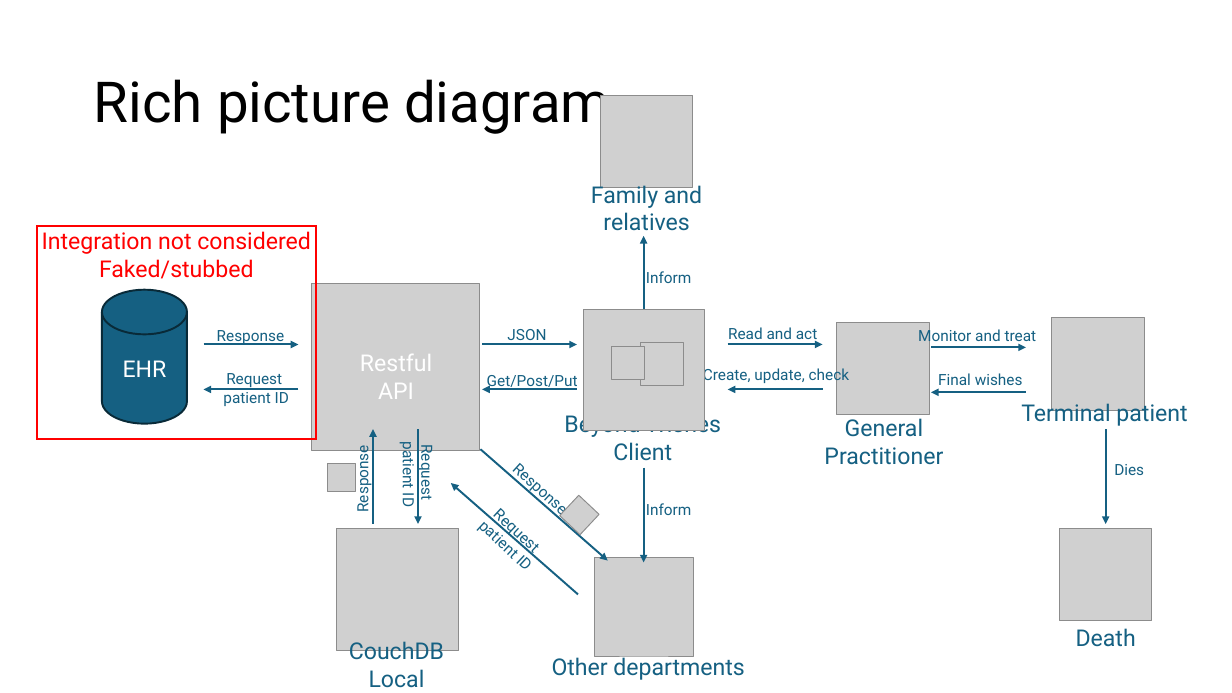
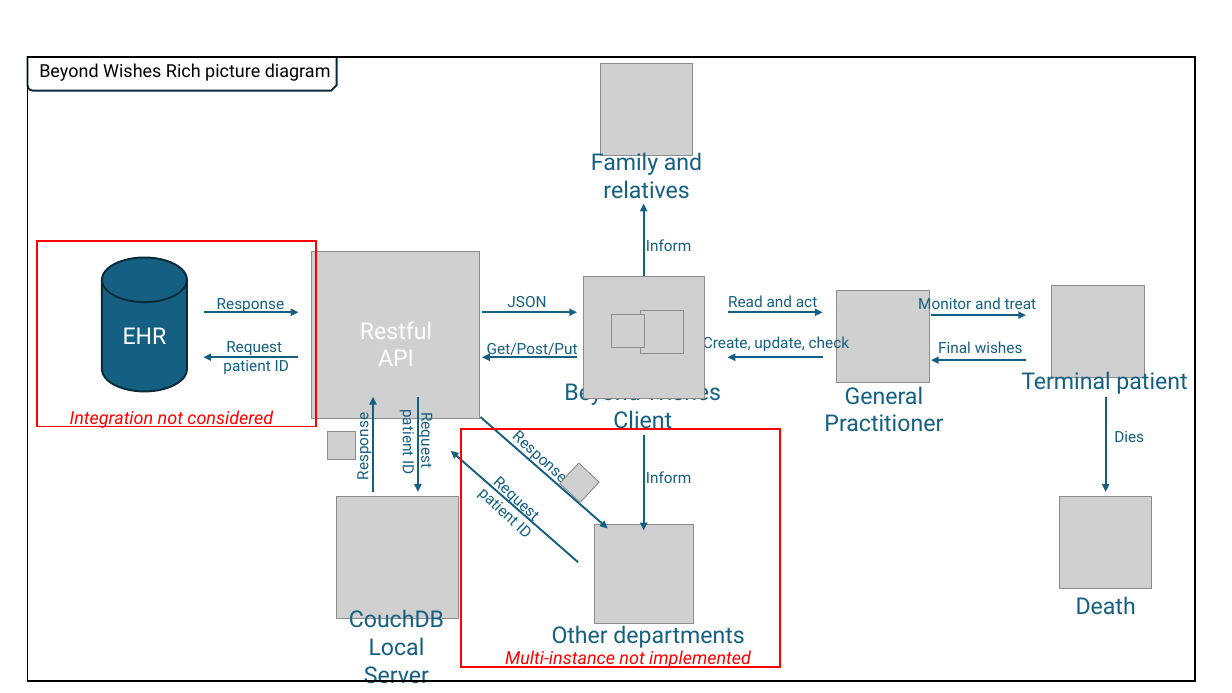
Before and after one commit to Ahzed11/LINFO2381, a slide deck: slide 5 of Health Informatics Beyond Wishes Specification.pptx. Drawn at 1232x693 pixels with LibreOffice and Linux fonts; fonts in the diff are those of the drawing; grey boxes stand for pictures. Boxes give left, top, right and bottom in pixels: in the first picture for what was removed or moved away, otherwise in the second. Text is boxed around its words. In the diff, an @@ line names an element or a change of style, - is before the commit and + after.

```diff
--- a/Health Informatics Beyond Wishes Specification.pptx
+++ b/Health Informatics Beyond Wishes Specification.pptx
@@ snip round rect added at [28,57,337,91], outline #092A39 1.5 pt @@
@@ rectangle added at [28,57,1196,682], outline #000000 1.5 pt @@
@@ text added at [39,63,331,81], 14 pt, text #000000 @@
+Beyond Wishes Rich picture diagram
@@ title removed at [94,79,610,135] @@
-Rich picture diagram
@@ rectangle: place and size @@
-rectangle at [37,226,316,439]
+rectangle at [37,241,316,427]
@@ text at [99,259,254,279]: paragraph removed @@
-Faked/stubbed
@@ 10 texts, 7 arrows, 6 pictures: place and size @@
-10 texts, 7 arrows, 6 pictures at [203,182,1153,651]
+10 texts, 7 arrows, 6 pictures at [203,150,1153,618]
@@ text "Integration not considered": place and size @@
-text "Integration not considered" at [42,231,311,279]
+text "Integration not considered" at [70,410,273,428]
@@ text "Integration not considered" at [70,410,273,428]: size 18 to 14 pt, italic on @@
@@ 13 texts, 8 arrows, 6 pictures, 1 cylinder: place and size @@
-13 texts, 8 arrows, 6 pictures, 1 cylinder at [102,95,1187,688]
+13 texts, 8 arrows, 6 pictures, 1 cylinder at [102,63,1187,684]
@@ rectangle added at [461,429,781,667], outline #FF0000 1.5 pt @@
@@ text added at [505,650,751,668], 14 pt, text #FF0000, italic @@
+Multi-instance not implemented
```
Also in this commit, not shown: 2 slides added, 1 slide removed.
